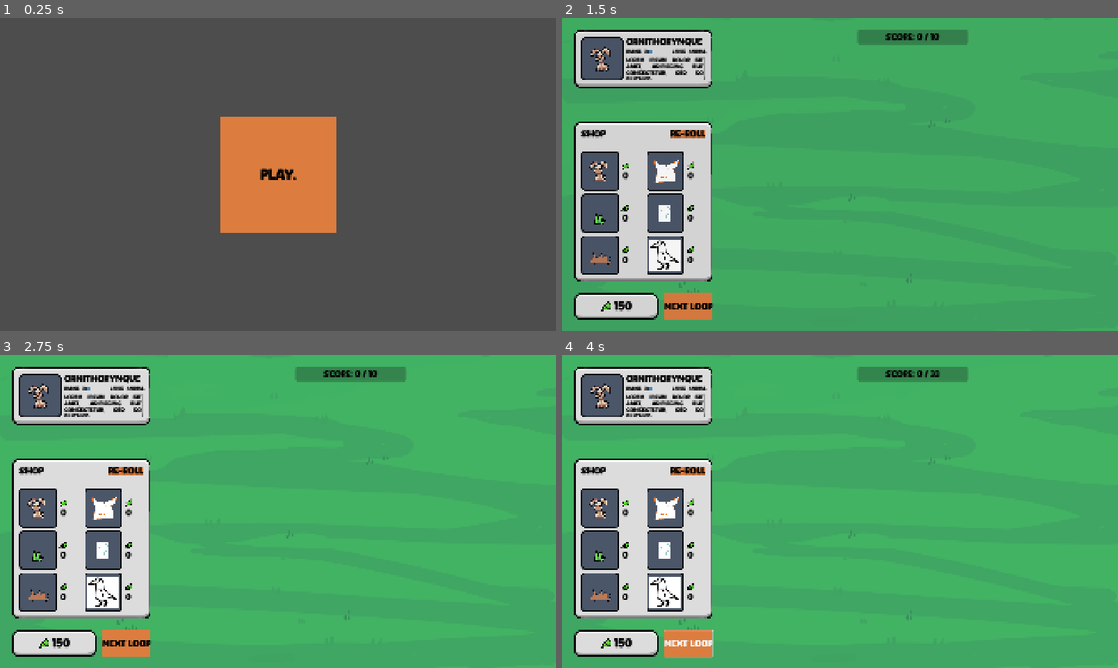
Above: before the commit, frames 1-4 (two rows, left to right).
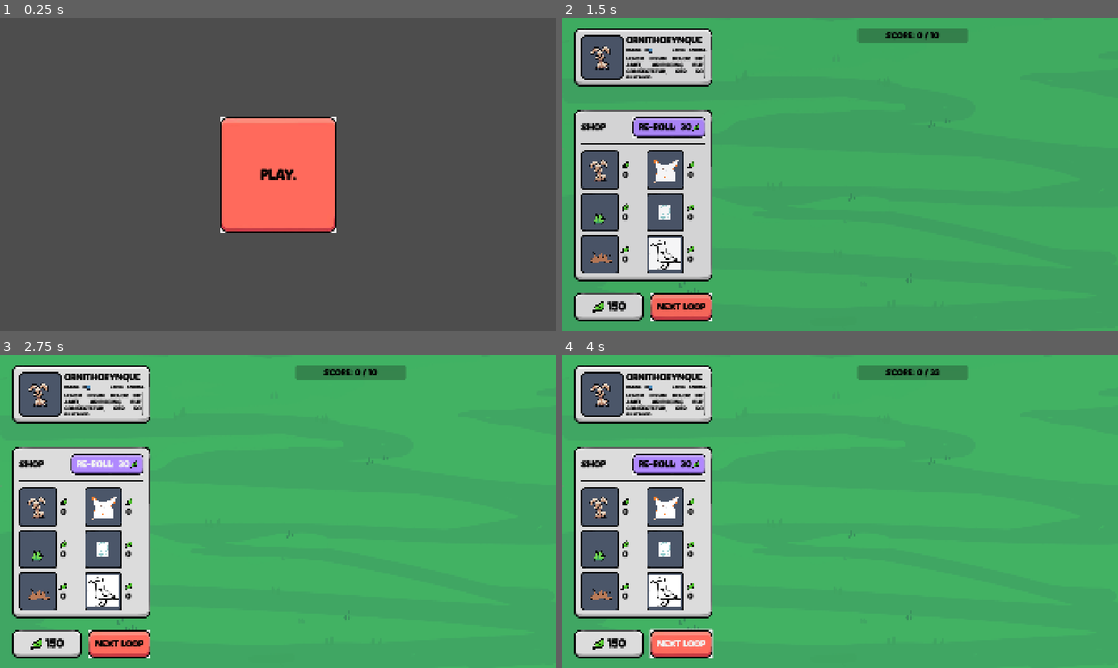
Above: after the commit, the same moments.

Repository: elliotfontaine/gmtk-2025-submission
Game: Godot game, scene res://scenes/main_menu.tscn
Same seed, same stepped clock (60 frames per second), same inputs: the game is played once before the commit and once after it. The engine's default icon, where the game draws it, is replaced by a stand-in: a white triangle on a blue panel in a dark square.
Inputs (mouse positions are in pixels of both pictures, inside the frame that each line leads up to):
- Up to frame 1 (0.25 s): no input
- Up to frame 2 (1.5 s): click "play." at 0.5 s; click (689, 133) at 1.25 s, where only the run before the commit has a clickable "RE-ROLL"
- Up to frame 3 (2.75 s): click (105, 464) at 2 s, where only the run after the commit has a clickable "RE-ROLL: 30"
- Up to frame 4 (4 s): click "Next Loop" at 2.75 s; click "Next Loop" at 3.5 s

The runs differ from the first frame. In frame 1, 7.6% of the frame differs, in the area x 39-61%, y 31-69%; in frame 2, 7.1%; in frame 3, 7.1%; in frame 4, 7.3%.

Commit message:
feat: add textures to buttons

Diff:
--- /dev/null
+++ b/resources/ui/stylebox_button_large_red.tres
@@ -0,0 +1,10 @@
+[gd_resource type="StyleBoxTexture" load_steps=2 format=3 uid="uid://bob7fj3qse4ng"]
+
+[ext_resource type="Texture2D" uid="uid://bgmce2e1k85mq" path="res://assets/sprites/ui/button_large.png" id="1_we8q7"]
+
+[resource]
+texture = ExtResource("1_we8q7")
+texture_margin_left = 25.0
+texture_margin_top = 33.0
+texture_margin_right = 25.0
+texture_margin_bottom = 33.0
--- /dev/null
+++ b/resources/ui/stylebox_button_small_purple.tres
@@ -0,0 +1,10 @@
+[gd_resource type="StyleBoxTexture" load_steps=2 format=3 uid="uid://c3rol8tfn5jr1"]
+
+[ext_resource type="Texture2D" uid="uid://dv5a2xrxcixl" path="res://assets/sprites/ui/button_small.png" id="1_xouny"]
+
+[resource]
+texture = ExtResource("1_xouny")
+texture_margin_left = 20.0
+texture_margin_top = 20.0
+texture_margin_right = 20.0
+texture_margin_bottom = 20.0
--- a/resources/ui/theme_default.tres
+++ b/resources/ui/theme_default.tres
@@ -1,12 +1,8 @@
 [gd_resource type="Theme" load_steps=6 format=3 uid="uid://ckb78edq3a5hf"]
 
+[ext_resource type="StyleBox" uid="uid://bob7fj3qse4ng" path="res://resources/ui/stylebox_button_large_red.tres" id="1_7js3m"]
 [ext_resource type="StyleBox" uid="uid://oh1e8e101who" path="res://resources/ui/stylebox_panel_default.tres" id="1_g5ddp"]
-
-[sub_resource type="StyleBoxFlat" id="StyleBoxFlat_8yr7r"]
-bg_color = Color(0.861587, 0.490645, 0.248214, 1)
-
-[sub_resource type="StyleBoxFlat" id="StyleBoxFlat_43q72"]
-bg_color = Color(0.861587, 0.490645, 0.248214, 1)
+[ext_resource type="StyleBox" uid="uid://c3rol8tfn5jr1" path="res://resources/ui/stylebox_button_small_purple.tres" id="3_l6nee"]
 
 [sub_resource type="StyleBoxLine" id="StyleBoxLine_g5ddp"]
 thickness = 3
@@ -16,8 +12,11 @@
 vertical = true
 
 [resource]
-Button/styles/hover = SubResource("StyleBoxFlat_8yr7r")
-Button/styles/normal = SubResource("StyleBoxFlat_43q72")
+Button/styles/disabled = ExtResource("1_7js3m")
+Button/styles/hover = ExtResource("1_7js3m")
+Button/styles/hover_pressed = ExtResource("1_7js3m")
+Button/styles/normal = ExtResource("1_7js3m")
+Button/styles/pressed = ExtResource("1_7js3m")
 Control/colors/font_color = Color(0, 0, 0, 1)
 Control/font_sizes/font_size = 32
 GridContainer/constants/h_separation = 20
@@ -35,5 +34,11 @@
 RichTextLabel/font_sizes/italics_font_size = 32
 RichTextLabel/font_sizes/mono_font_size = 32
 RichTextLabel/font_sizes/normal_font_size = 32
+SmallPurpleButton/base_type = &"Button"
+SmallPurpleButton/styles/disabled = ExtResource("3_l6nee")
+SmallPurpleButton/styles/hover = ExtResource("3_l6nee")
+SmallPurpleButton/styles/hover_pressed = ExtResource("3_l6nee")
+SmallPurpleButton/styles/normal = ExtResource("3_l6nee")
+SmallPurpleButton/styles/pressed = ExtResource("3_l6nee")
 VBoxContainer/constants/separation = 20
 VSeparator/styles/separator = SubResource("StyleBoxLine_y52cd")
--- a/scenes/ui/shop_panel.tscn
+++ b/scenes/ui/shop_panel.tscn
@@ -1,7 +1,8 @@
-[gd_scene load_steps=11 format=3 uid="uid://d288g7tvym65q"]
+[gd_scene load_steps=12 format=3 uid="uid://d288g7tvym65q"]
 
 [ext_resource type="Script" uid="uid://ilbv0ktx5rak" path="res://scenes/ui/shop_panel.gd" id="1_sblsc"]
 [ext_resource type="PackedScene" uid="uid://bjl76cq3iw1n" path="res://scenes/ui/shop_item.tscn" id="1_wxg4i"]
+[ext_resource type="Texture2D" uid="uid://t4yejuuqutgx" path="res://assets/sprites/ui/money.png" id="3_g0um3"]
 [ext_resource type="AudioStream" uid="uid://dm5knn6xtsp0n" path="res://assets/audio/sfx/Click.wav" id="3_qecyp"]
 [ext_resource type="Resource" uid="uid://0cit8u5r4udr" path="res://resources/species/egg.tres" id="4_j21la"]
 [ext_resource type="Resource" uid="uid://bwp55ptwbdoor" path="res://resources/species/bunny.tres" id="4_sjk1b"]
@@ -37,9 +38,14 @@
 size_flags_horizontal = 3
 theme_override_styles/panel = SubResource("StyleBoxEmpty_wxg4i")
 
-[node name="Button" type="Button" parent="VBoxContainer/Header"]
+[node name="ReRoll" type="Button" parent="VBoxContainer/Header"]
 layout_mode = 2
-text = "RE-ROLL"
+theme_type_variation = &"SmallPurpleButton"
+theme_override_constants/h_separation = 0
+theme_override_constants/icon_max_width = 28
+text = "RE-ROLL:  30"
+icon = ExtResource("3_g0um3")
+icon_alignment = 2
 
 [node name="HSeparator" type="HSeparator" parent="VBoxContainer"]
 layout_mode = 2
Binary file added: assets/sprites/ui/button_large.png
Not shown, added: assets/sprites/ui/button_large.png.import
Binary file added: assets/sprites/ui/button_small.png
Not shown, added: assets/sprites/ui/button_small.png.import
